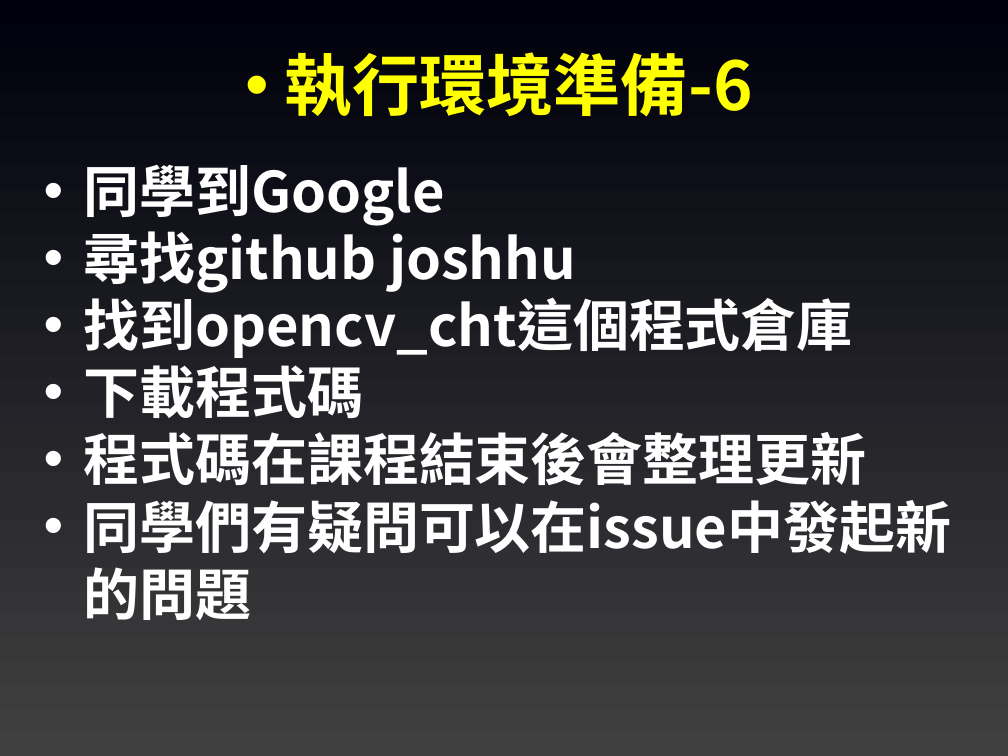
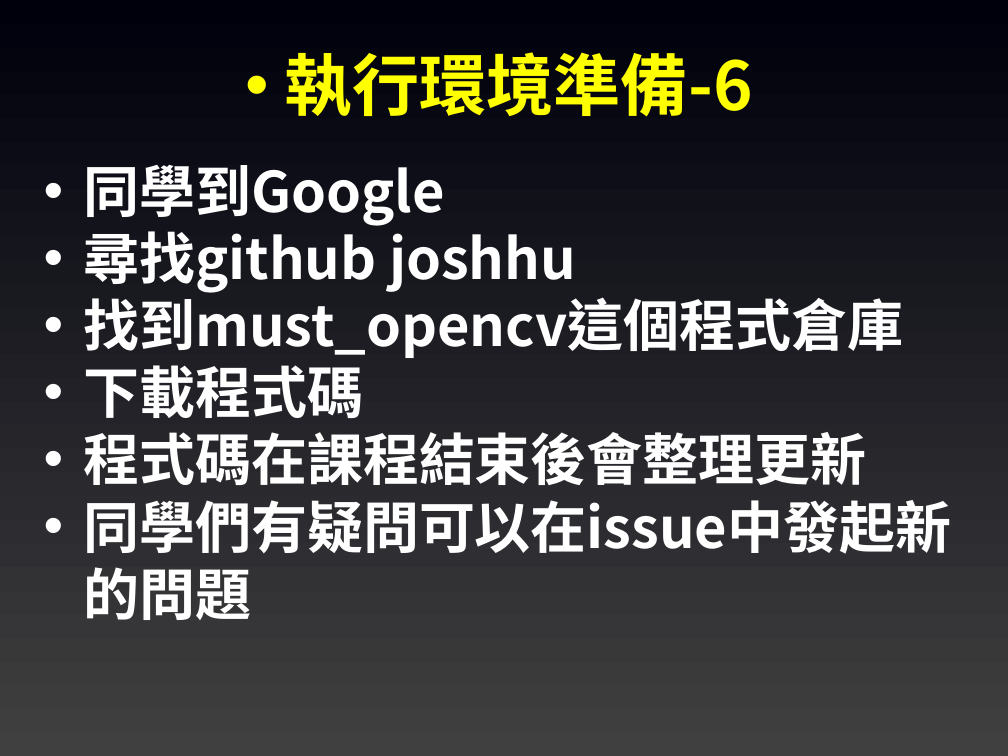
Before and after one commit to joshhu/must_opencv, a slide deck: slide 6 of Slides/01. OpenCV執行環境介紹.pptx. Drawn at 1008x756 pixels with LibreOffice and Linux fonts; fonts in the diff are those of the drawing. Boxes give left, top, right and bottom in pixels: in the first picture for what was removed or moved away, otherwise in the second. Text is boxed around its words. In the diff, an @@ line names an element or a change of style, - is before the commit and + after.

```diff
--- a/Slides/01. OpenCV執行環境介紹.pptx
+++ b/Slides/01. OpenCV執行環境介紹.pptx
@@ text at box(83, 290, 903, 358): text changed @@
-• 找到opencv_cht這個程式倉庫
+• 找到must_opencv這個程式倉庫
```
Also in this commit, not shown: 1 other slide changed, 6 other files.
